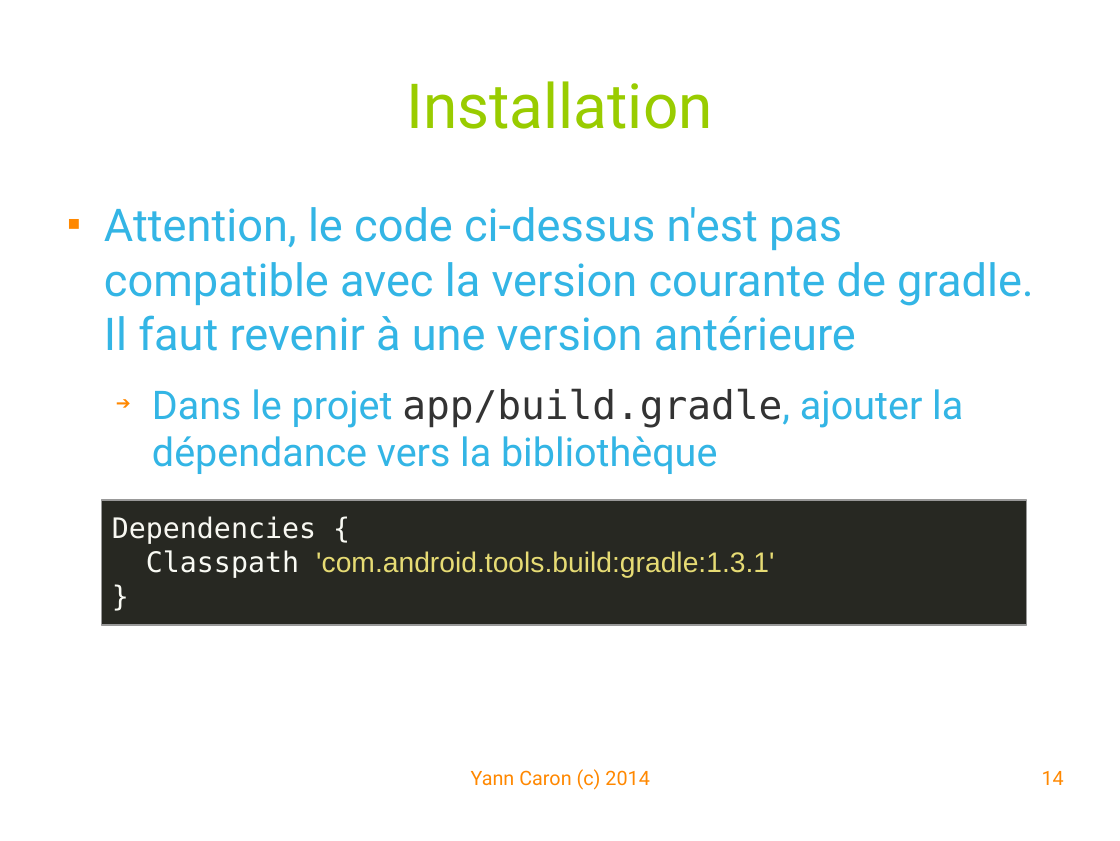
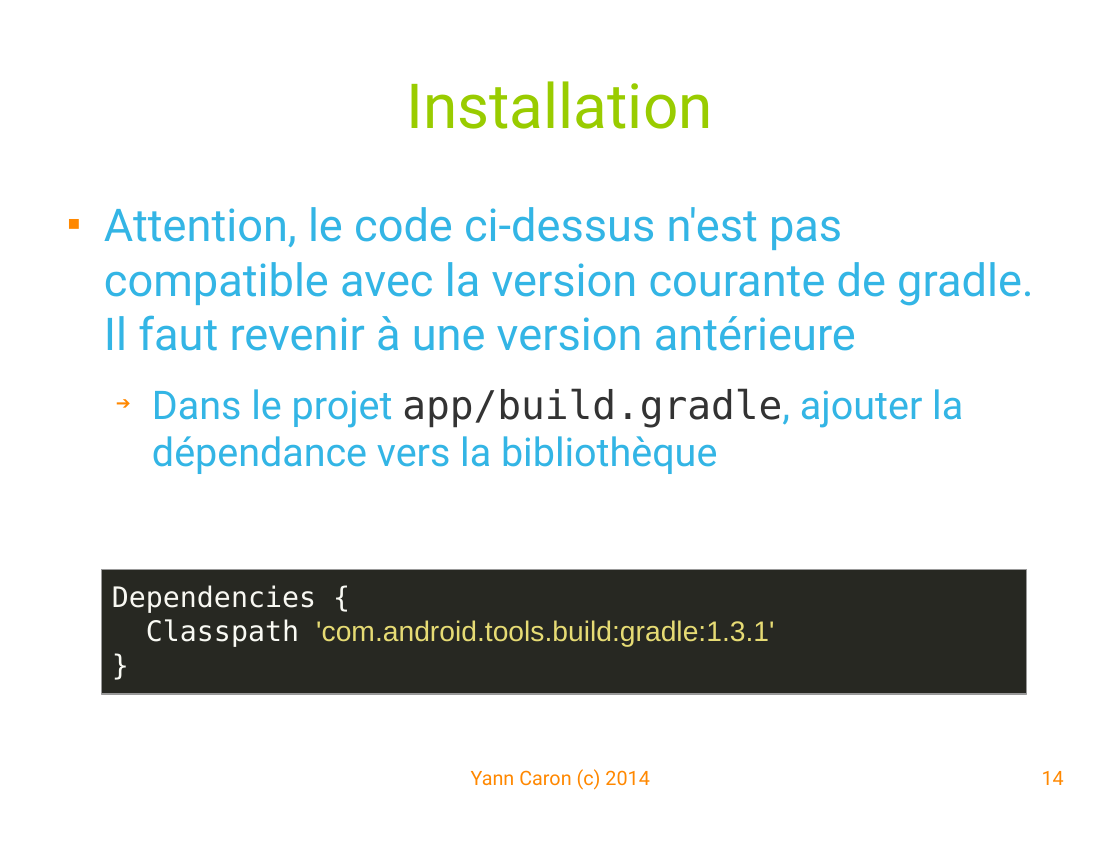
Before and after one commit to YannCaron/Android-ENSG, a slide deck: slide 14 of 10 - Spatialite.odp. Drawn at 1120x841 pixels with LibreOffice and Linux fonts; fonts in the diff are those of the drawing; background and template pictures are left out. Boxes give left, top, right and bottom in pixels: in the first picture for what was removed or moved away, otherwise in the second. Text is boxed around its words. In the diff, an @@ line names an element or a change of style, - is before the commit and + after.

```diff
--- a/10 - Spatialite.odp
+++ b/10 - Spatialite.odp
@@ rectangle "Dependencies {" moved from (x1=102, y1=500, x2=1026, y2=625) to (x1=102, y1=569, x2=1026, y2=694) @@
```
Also in this commit, not shown: 1 other slide changed, 4 slides added, 1 other file.
